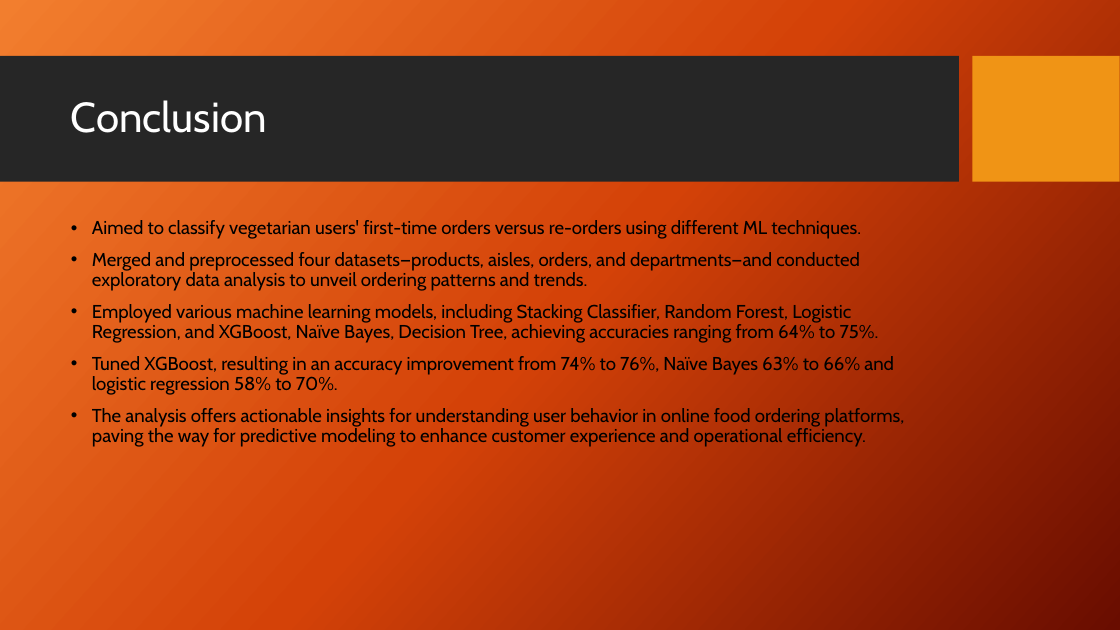
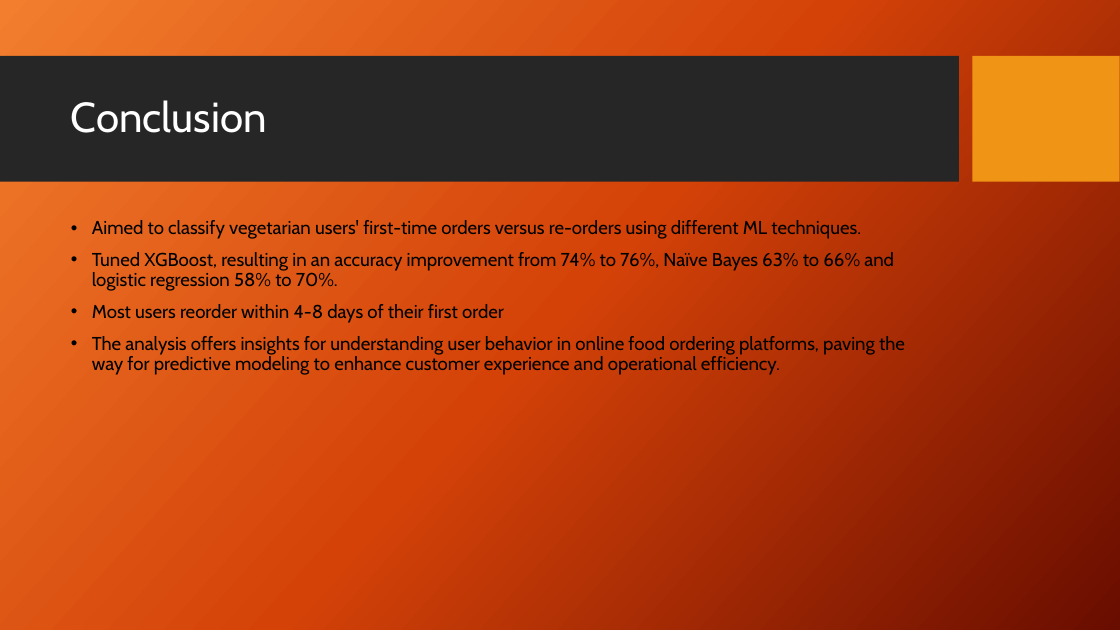
Before and after one commit to musairshad/Instacart-user-analysis, a slide deck: slide 14 of instacart basket analysis.pptx (slide 13 before the commit). Drawn at 1120x630 pixels with LibreOffice and Linux fonts; fonts in the diff are those of the drawing; background and template pictures are left out. Boxes give left, top, right and bottom in pixels: in the first picture for what was removed or moved away, otherwise in the second. Text is boxed around its words. In the diff, an @@ line names an element or a change of style, - is before the commit and + after.

```diff
--- a/instacart basket analysis.pptx
+++ b/instacart basket analysis.pptx
@@ text at box(92, 252, 879, 343): paragraphs removed @@
-• Merged and preprocessed four datasets—products, aisles, orders, and departments—and conducted exploratory data analysis to unveil ordering patterns and trends.
-• Employed various machine learning models, including Stacking Classifier, Random Forest, Logistic Regression, and XGBoost, Naïve Bayes, Decision Tree, achieving accuracies ranging from 64% to 75%.
@@ text at box(92, 304, 905, 375): text changed @@
-• The analysis offers actionable insights for understanding user behavior in online food ordering platforms, paving the way for predictive modeling to enhance customer experience and operational efficiency.
+• Most users reorder within 4-8 days of their first order
+• The analysis offers insights for understanding user behavior in online food ordering platforms, paving the way for predictive modeling to enhance customer experience and operational efficiency.
```
Also in this commit, not shown: 7 other slides changed, 4 slides added, 1 slide removed, 17 other files.
